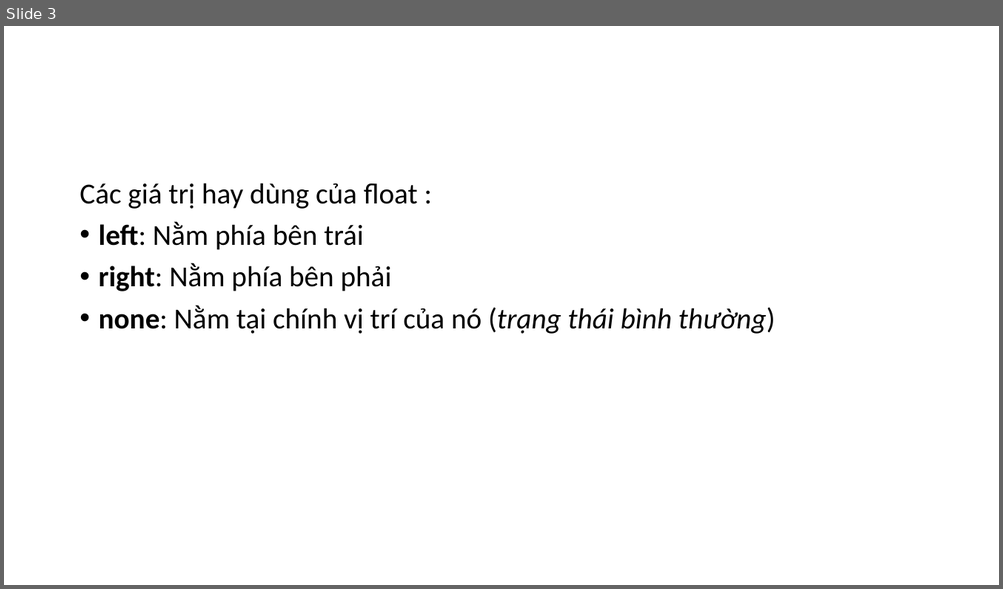
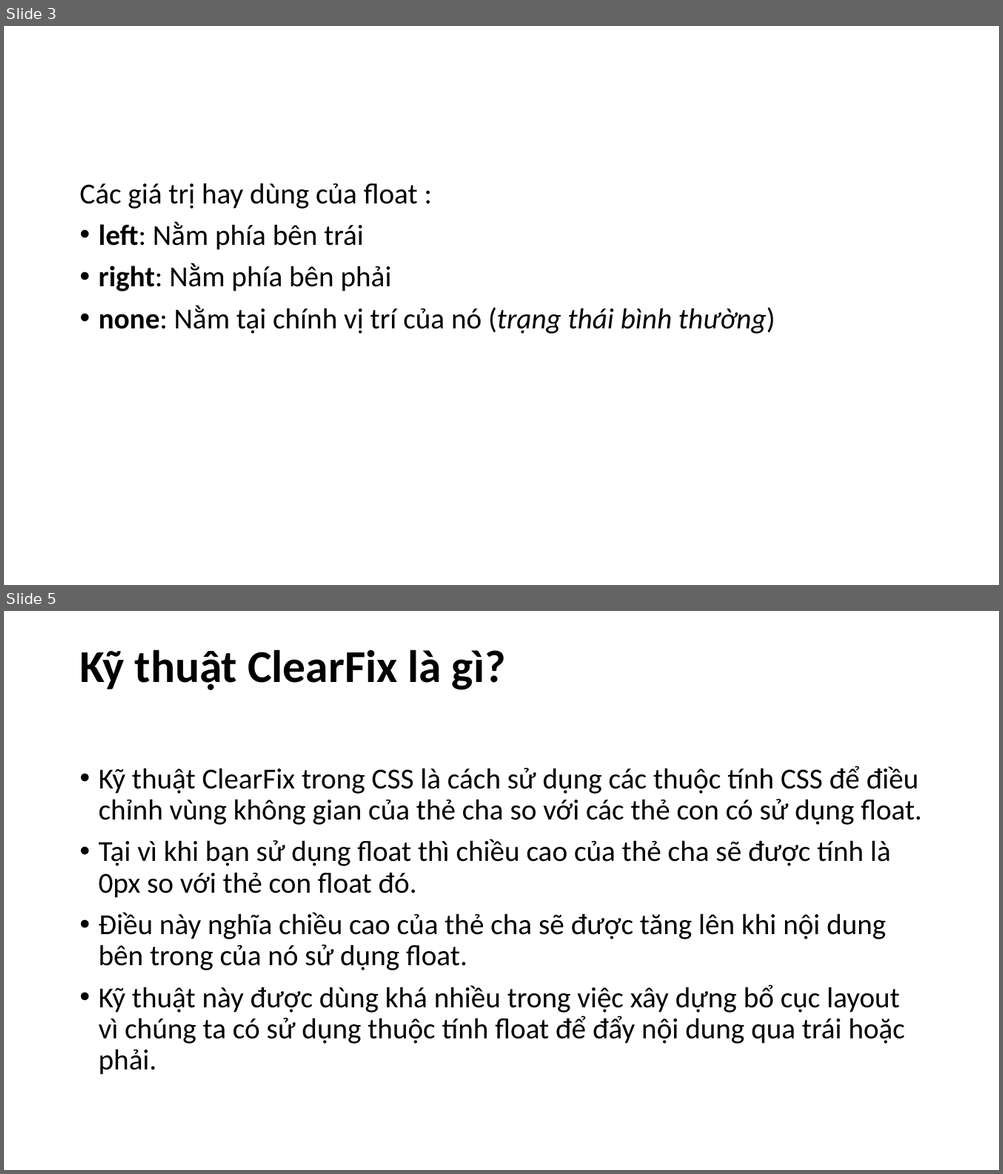
Before and after one commit to hoanghiep8921/ljava1909, a slide deck: slide/Layout.pptx. Shown one above the other, each under a label of ours: slide 3 before the commit, slides 3 and 5 after it; the slides between them are not shown. The pictures are 1003x589 and 1003x1174 pixels, drawn with LibreOffice and Linux fonts; fonts in the diff are those of the drawing. Boxes give left, top, right and bottom in pixels: in the first picture for what was removed or moved away, otherwise in the second. Text is boxed around its words. In the diff, an @@ line names an element or a change of style, - is before the commit and + after.

```diff
--- a/slide/Layout.pptx
+++ b/slide/Layout.pptx
@@ slide 5 added at [4,611,999,1170], background #FFFFFF @@
@@ title added at [79,649,506,690], 44 pt, text #000000, bold @@
+Kỹ thuật ClearFix là gì?
@@ text added at [99,766,922,1075], 28 pt, text #000000 @@
+• Kỹ thuật ClearFix trong CSS là cách sử dụng các thuộc tính CSS để điều chỉnh vùng không gian của thẻ cha so với các thẻ con có sử dụng float.
+• Tại vì khi bạn sử dụng float thì chiều cao của thẻ cha sẽ được tính là 0px so với thẻ con float đó.
+• Điều này nghĩa chiều cao của thẻ cha sẽ được tăng lên khi nội dung bên trong của nó sử dụng float.
+• Kỹ thuật này được dùng khá nhiều trong việc xây dựng bổ cục layout vì chúng ta có sử dụng thuộc tính float để đẩy nội dung qua trái hoặc phải.
```
Also in this commit, not shown: 5 other slides added, 2 slides removed, 7 other files.
